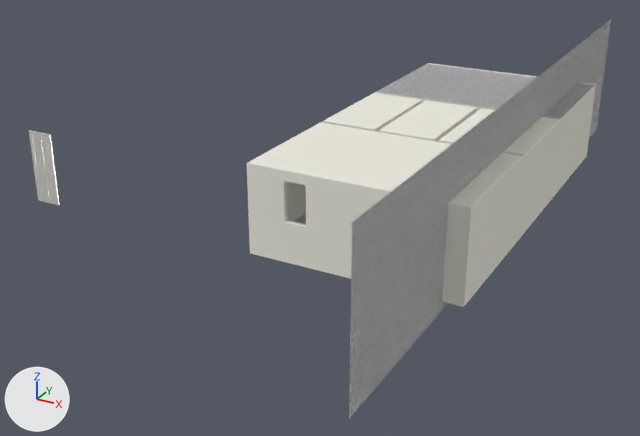
Renders of the Blender file HouseProject/House.blend from each side of a commit.
One viewpoint serves both versions: a 50 mm lens placed at (17.9, -16.2, 9.5), pointed at (6.7, 4.1, -0.7). The axes (+X, +Y, +Z) are drawn at lower left. The lights are the same throughout.

Before the edit, the objects in view are built like this:
```python
ob_doorbody = bpy.data.objects.new('DoorBody', me_doormesh)
ob_doorbody.location = (0.0, 0.0, 0.0)
ob_doorknob = bpy.data.objects.new('DoorKnob', me_doorknobmesh)
ob_doorknob.location = (0.7, 0.0, 0.93)
ob_plane = bpy.data.objects.new('Plane', me_plane)
ob_plane.location = (12.0, 5.1, 1.7)
ob_plane.rotation_euler = (0.0, -1.571, 0.0)  # degrees (0, -90, 0)
ob_plane.scale = (1.93, 9.57, 1.0)
ob_secondroomp1 = bpy.data.objects.new('SecondRoomP1', cu_beziercurve_005)
ob_secondroomp1.location = (7.0, 3.67, 0.0)
ob_secondroomp3 = bpy.data.objects.new('SecondRoomP3', cu_beziercurve_007)
ob_secondroomp3.location = (12.4, 3.55, 0.0)
ob_upperlevel = bpy.data.objects.new('UpperLevel', me_cube_002)
ob_upperlevel.location = (7.0, 0.0, 0.0)
```
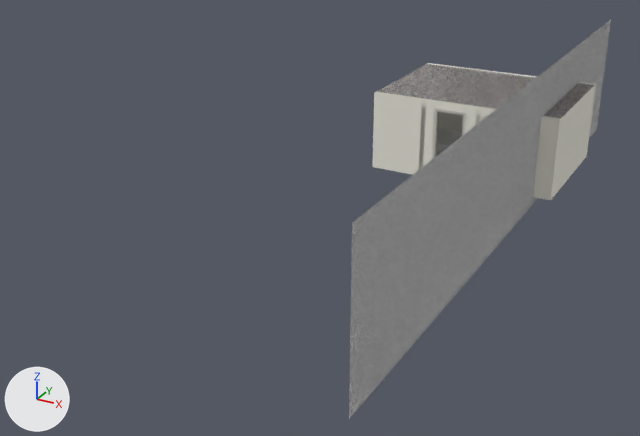
Pixel boxes [x1, y1, x2, y2] of what changed, in the pictures (640 x 436 px):
'UpperLevel', reshaped (36% narrower, 44% shorter): before [247, 63, 596, 307]; after [372, 63, 596, 200]
'DoorBody', hidden: before [29, 130, 60, 205]
'SecondRoomP1', hidden: before [292, 212, 467, 304]
part 1 of me_cube_002, deleted: before [247, 93, 560, 307]
part 2 of me_cube_002, recoloured: [376, 64, 594, 118] in both

Patch to the scene script:
```diff
--- a/HouseProject/House.blend.py
+++ b/HouseProject/House.blend.py
@@ me_cube_002 @@
 # used by ob_upperlevel; location = (7.0, 0.0, 0.0)
-me_cube_002.from_pydata(...)  # 218 vertices, 197 faces, 2 loose edges; spans x 0.0..5.5, y 0.0..11.0, z 0.0..2.34
+me_cube_002.from_pydata(...)  # 110 vertices, 93 faces, 2 loose edges; spans x 0.0..5.5, y 6.87..11.0, z 0.0..2.34
+# me_cube_002 part 1
+# 108 vertices are removed from x 0.0..5.5, y 0.0..4.59, z 0.0..2.34
+# 104 faces are deleted
+# me_cube_002 part 2: 1 face spanning x 0.0..5.5, y 7.0..10.87, z 2.34 switches from mat_ceiling to mat_carpet
 me_cube_002.materials.append(mat_wallmaterial)
 me_cube_002.materials.append(mat_carpet)
-me_cube_002.materials.append(mat_ceiling)
+me_cube_002.materials.append(mat_carpet)
@@ ob_doorbody @@
 ob_doorbody.location = (0.0, 0.0, 0.0)
+ob_doorbody.hide_set(True)  # its collection is switched off
@@ ob_doorknob @@
 ob_doorknob.location = (0.7, 0.0, 0.93)
+ob_doorknob.hide_set(True)  # its collection is switched off
@@ ob_secondroomp3 @@
 ob_secondroomp3 = bpy.data.objects.new('SecondRoomP3', cu_beziercurve_007)
-ob_secondroomp3.location = (12.4, 3.55, 0.0)
+ob_secondroomp3.location = (27.4, 3.55, 0.0)
+ob_secondroomp3.hide_set(True)  # its collection is switched off
@@ ob_secondroomp1 @@
 ob_secondroomp1 = bpy.data.objects.new('SecondRoomP1', cu_beziercurve_005)
-ob_secondroomp1.location = (7.0, 3.67, 0.0)
+ob_secondroomp1.location = (22.0, 3.67, 0.0)
+ob_secondroomp1.hide_set(True)  # its collection is switched off
```
